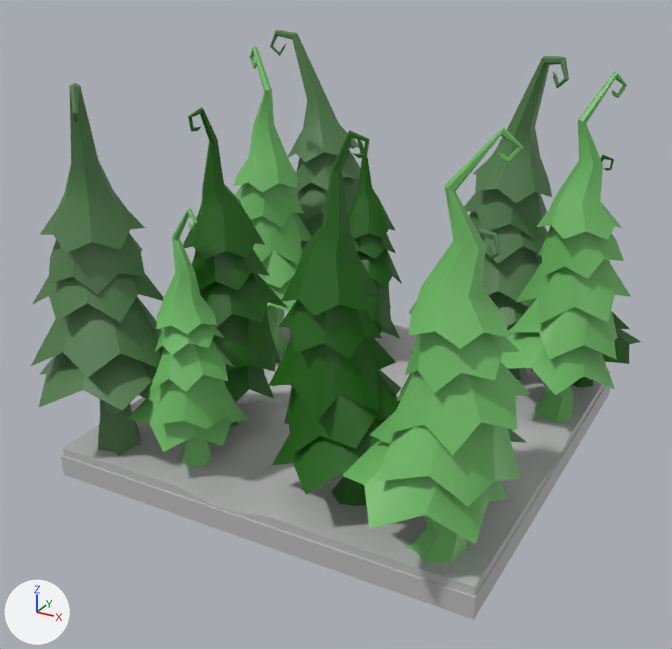
One commit to the FBX model Cryptique/Assets/FBX/FullRoom/3 - Forest/Foret_labyrinth04.fbx: the scene before it, then after it.
Rendered twice from a 50 mm lens placed at (7.49, -14.28, 9.4), pointed at (-0.09, -0.49, 2.5). Lighting does not change. The marker at lower left points along +X, +Y and +Z. Where no turn or scale is listed for an object, it has been applied to the vertices.

Objects in the first picture: 'sapin39', 'sapin40', 'sapin41', 'sapin42', 'sapin43', 'sapin44', 'sapin46', 'sapin47', 'sapin48', 'sapin49', 'sapin50', 'sol39', 'sol40'.
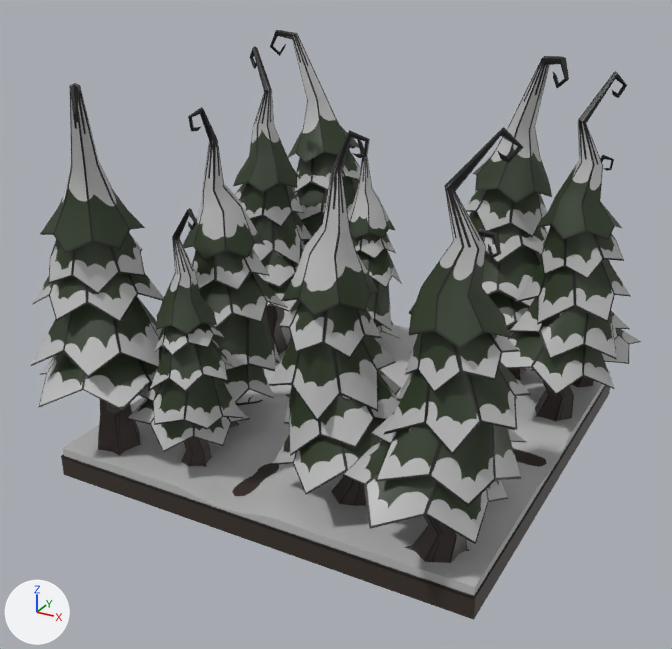
Edits to the bpy script that builds the scene:
```text
Change me_mesh_006:
    where me_mesh_006.from_pydata(...)  # 199 vertices, 138 faces; spans x -0.48..2.31, y -1.8..0.73, z 0.0..6.6
    remove me_mesh_006.materials.append(mat_sapin01)  # green #6fbc66
    add me_mesh_006.materials.append(mat_sapin136)  # picture img_sapin02_rgb_png
Change me_mesh_017:
    where me_mesh_017.from_pydata(...)  # 8 vertices, 5 faces; spans x -4.0..4.0, y -4.0..4.0, z -0.2..0.2
    remove me_mesh_017.materials.append(mat_piece_taverne)  # grey #bcbcbc
    add me_mesh_017.materials.append(mat_terre)  # picture img_sol_ext_png
Change me_mesh_011:
    where me_mesh_011.from_pydata(...)  # 199 vertices, 138 faces; spans x -1.8..0.72, y -2.31..0.48, z 0.0..6.6
    remove me_mesh_011.materials.append(mat_sapin01)  # green #6fbc66
    add me_mesh_011.materials.append(mat_sapin136)  # picture img_sapin02_rgb_png
Change me_mesh_001:
    where me_mesh_001.from_pydata(...)  # 209 vertices, 146 faces; spans x -2.2..1.05, y -0.74..2.02, z -0.01..6.73
    remove me_mesh_001.materials.append(mat_sapin02)  # green #517d4c
    add me_mesh_001.materials.append(mat_sapin137)  # picture img_sapin03_rgb_png
Change me_mesh_002:
    where me_mesh_002.from_pydata(...)  # 199 vertices, 138 faces; spans x -1.67..0.27, y -0.73..1.14, z 0.0..4.88
    remove me_mesh_002.materials.append(mat_sapin01)  # green #6fbc66
    add me_mesh_002.materials.append(mat_sapin136)  # picture img_sapin02_rgb_png
Change me_mesh_008:
    where me_mesh_008.from_pydata(...)  # 196 vertices, 134 faces; spans x -1.54..0.69, y -0.96..0.96, z 0.0..4.92
    remove me_mesh_008.materials.append(mat_sapin03)  # dark green #186000
    add me_mesh_008.materials.append(mat_sapin138)  # picture img_sapin01_rgb_png
Change me_mesh_005:
    where me_mesh_005.from_pydata(...)  # 199 vertices, 138 faces; spans x -2.05..0.37, y -1.98..0.9, z 0.0..6.6
    remove me_mesh_005.materials.append(mat_sapin01)  # green #6fbc66
    add me_mesh_005.materials.append(mat_sapin136)  # picture img_sapin02_rgb_png
Change me_mesh_010:
    where me_mesh_010.from_pydata(...)  # 196 vertices, 134 faces; spans x -0.83..1.35, y -0.82..1.19, z 0.0..4.92
    remove me_mesh_010.materials.append(mat_sapin03)  # dark green #186000
    add me_mesh_010.materials.append(mat_sapin138)  # picture img_sapin01_rgb_png
Change me_mesh_007:
    where me_mesh_007.from_pydata(...)  # 209 vertices, 146 faces; spans x -0.53..2.31, y -1.4..1.36, z -0.01..6.73
    remove me_mesh_007.materials.append(mat_sapin02)  # green #517d4c
    add me_mesh_007.materials.append(mat_sapin137)  # picture img_sapin03_rgb_png
Change me_mesh_003:
    where me_mesh_003.from_pydata(...)  # 196 vertices, 134 faces; spans x -0.93..1.91, y -1.19..1.35, z 0.0..6.24
    remove me_mesh_003.materials.append(mat_sapin03)  # dark green #186000
    add me_mesh_003.materials.append(mat_sapin138)  # picture img_sapin01_rgb_png
Change me_mesh_009:
    where me_mesh_009.from_pydata(...)  # 209 vertices, 146 faces; spans x -2.24..0.79, y -0.96..1.93, z -0.01..6.73
    remove me_mesh_009.materials.append(mat_sapin02)  # green #517d4c
    add me_mesh_009.materials.append(mat_sapin137)  # picture img_sapin03_rgb_png
Change me_mesh:
    where me_mesh.from_pydata(...)  # 196 vertices, 134 faces; spans x -1.37..1.08, y -1.82..0.87, z 0.0..6.09
    remove me_mesh.materials.append(mat_sapin03)  # dark green #186000
    add me_mesh.materials.append(mat_sapin138)  # picture img_sapin01_rgb_png
```

Location of each change, [x1, y1, x2, y2] in pixels of the pictures (672 x 649 px):
'sapin46', recoloured (green to grey)
    both: [342, 127, 531, 563]
'sapin48', recoloured (green to grey)
    both: [30, 83, 164, 457]
'sapin47', recoloured (green to grey)
    both: [268, 130, 401, 506]
'sapin43', recoloured (green to grey)
    both: [501, 71, 631, 421]
'sapin50', recoloured (green to grey)
    both: [183, 107, 288, 428]
'sapin49', recoloured (green to grey)
    both: [127, 208, 250, 467]
'sol39', recoloured (grey to black)
    both: [61, 368, 612, 620]
'sapin44', recoloured (green to grey)
    both: [464, 56, 569, 380]
'sapin39', recoloured (green to grey)
    both: [233, 46, 311, 355]
'sapin41', recoloured (green to grey)
    both: [270, 30, 360, 249]
'sapin40', recoloured (green to grey)
    both: [348, 138, 402, 338]
'sapin42', recoloured (green to grey)
    both: [531, 155, 641, 387]
